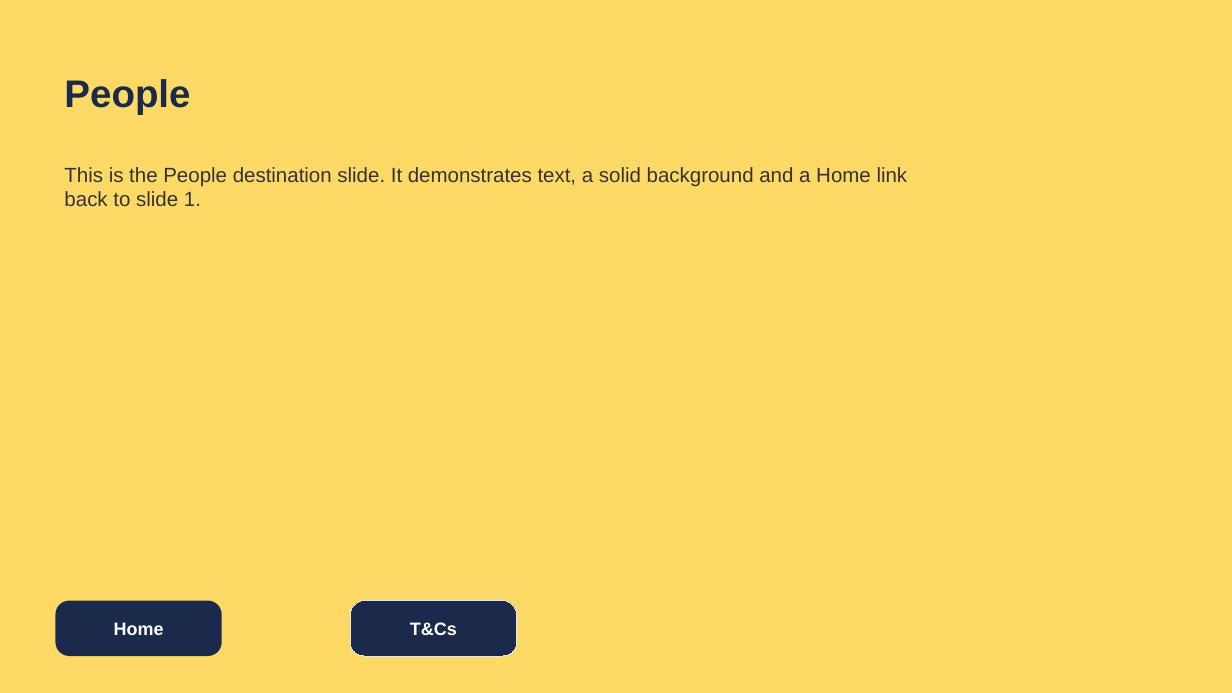
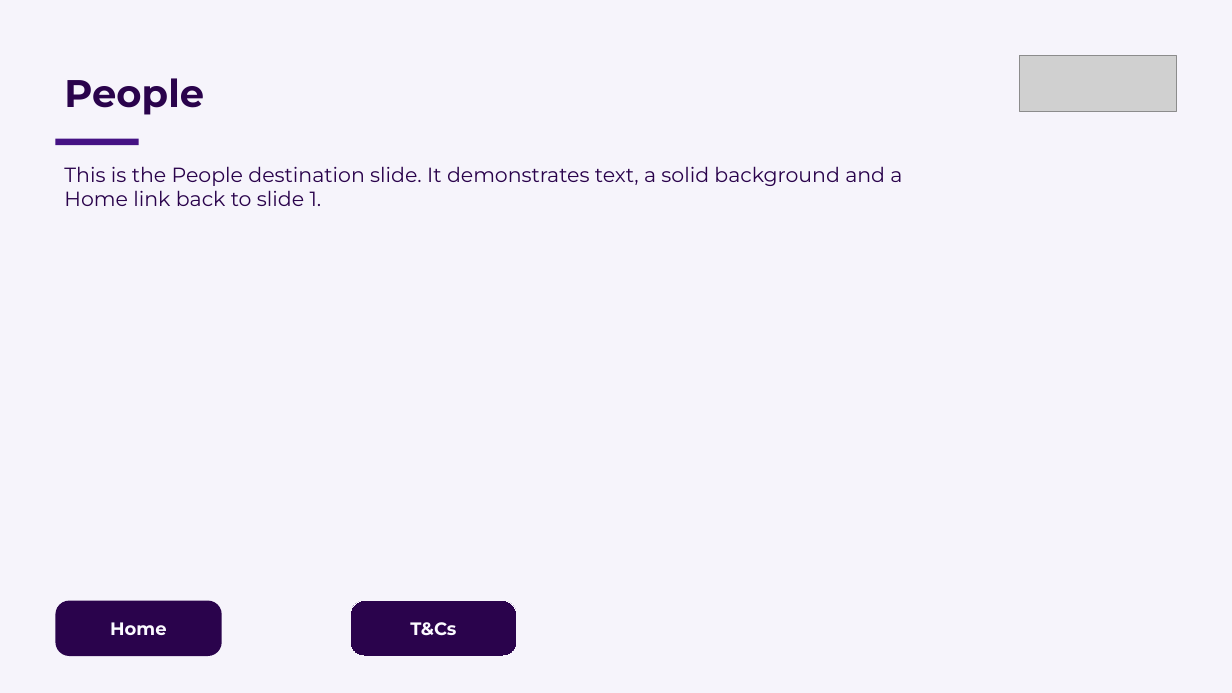
Before and after one commit to grahamlehr/stuPad, a slide deck: slide 5 of public/template.pptx. Drawn at 1232x693 pixels with LibreOffice and Linux fonts; fonts in the diff are those of the drawing; grey boxes stand for pictures. Boxes give left, top, right and bottom in pixels: in the first picture for what was removed or moved away, otherwise in the second. Text is boxed around its words. In the diff, an @@ line names an element or a change of style, - is before the commit and + after.

```diff
--- a/public/template.pptx
+++ b/public/template.pptx
@@ background #FFD966 to #F6F4FB @@
@@ text "People" at <box>64,78,204,115</box>: font Arial to Montserrat, text colour #1B2A4A to #2A034C @@
@@ picture added at <box>1019,55,1177,112</box> @@
@@ rectangle added at <box>55,139,139,145</box>, fill #451284 @@
@@ text "This is the People destination ..." at <box>64,166,902,206</box>: font Arial to Montserrat, text colour #333333 to #2A034C @@
@@ rounded rectangle "Home" at <box>55,601,222,656</box>: font Arial to Montserrat, text colour #FFFFFF to #FBFAFF; fill #1B2A4A to #2A034C @@
@@ rounded rectangle "T&Cs" at <box>350,601,517,656</box>: font Arial to Montserrat, text colour #FFFFFF to #FBFAFF; fill #1B2A4A to #2A034C; outline #E7E6E6 0.75 pt to #F6F4FB 0.75 pt @@
```
Also in this commit, not shown: 7 other slides changed, 6 other files.
